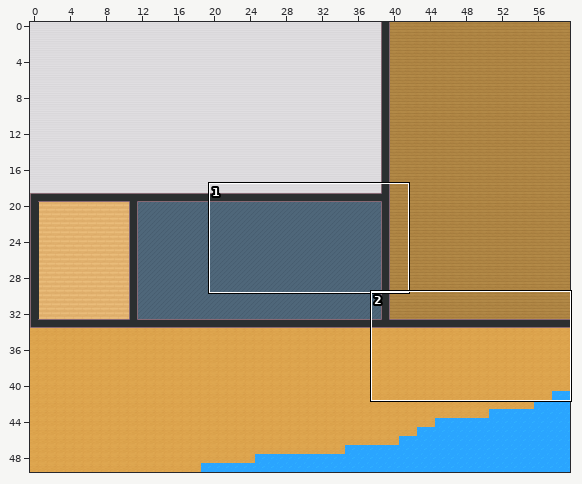
One commit to this Tiled map (JSON): map.tmj. Above: a wide view before the commit, with the close-up outlined.
Close-up. The starting point:
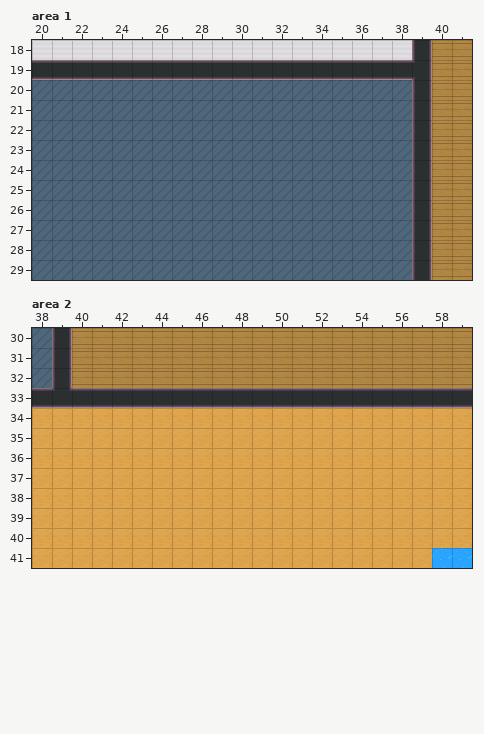
Cells are 32x32 px. Shown: area 1 x 20..41, y 18..29; area 2 x 38..59, y 30..41. The commit also changed other parts of the map, which this record leaves out.
Now the later version:
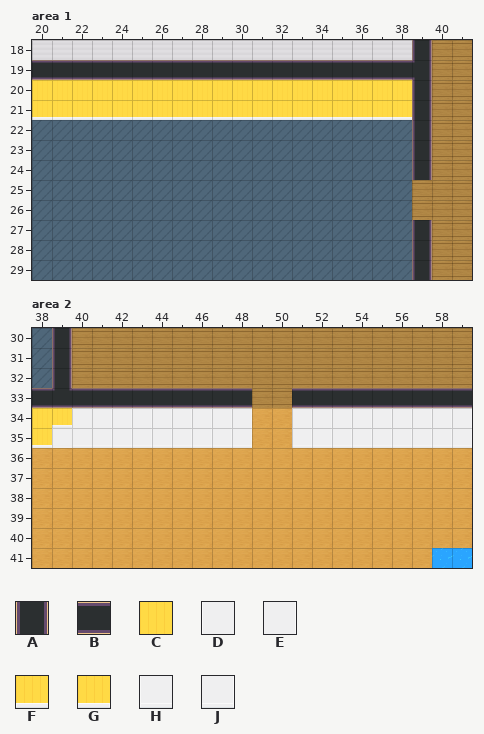
Key: from "WA_Room_Builder": A 102, B 104, C 200, D 205, E 206, F 225, G 226, H 230, J 231.
_ is an empty cell.
Difference:
Layer "walls/walls1", area 1:
Tile C is added in row 20 at x 20 to 38.
Tile F is added in row 21 at x 32.
Tile G is added in row 21 at x 20 to 31 and 33 to 38.
Tile A is gone in rows 25 to 26 at x 39.
Layer "walls/walls1", area 2:
Tile C is added in row 34 at x 38.
Tile D is added in row 34 at x 40; in row 35 at x 39.
Tile E is added in row 34 at x 41 to 48 and 51 to 59.
Tile G is added in row 34 at x 39; in row 35 at x 38.
Tile H is added in row 35 at x 40.
Tile J is added in row 35 at x 41 to 48 and 51 to 59.
Tile B is gone in row 33 at x 49 to 50.
